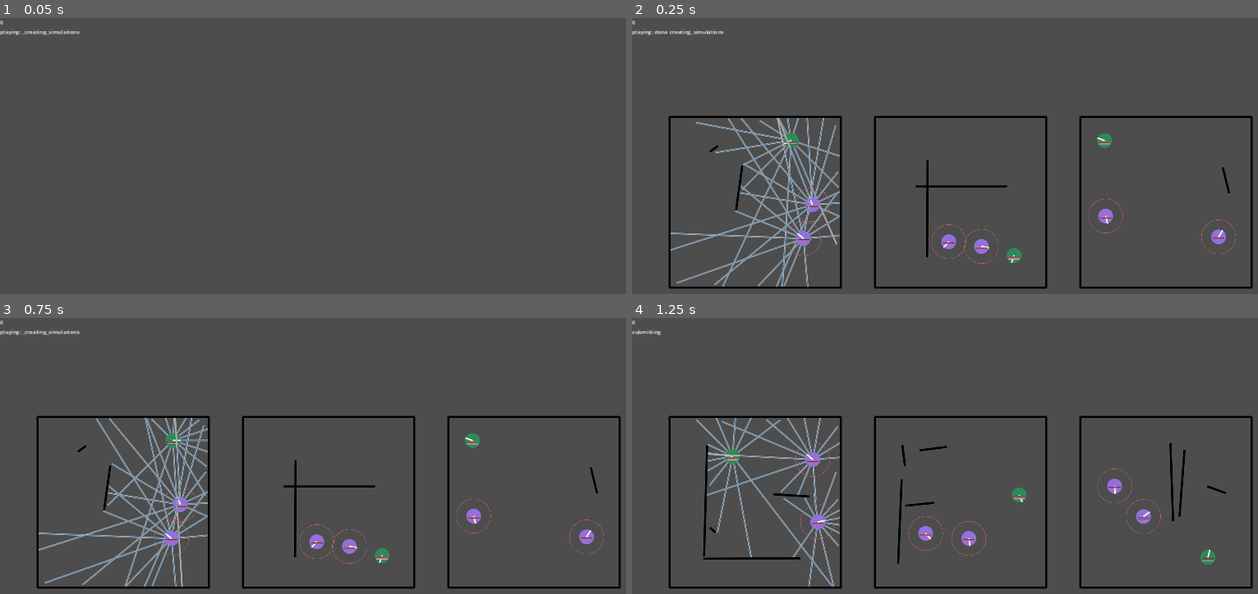
Above: before the commit, frames 1-4 (two rows, left to right).
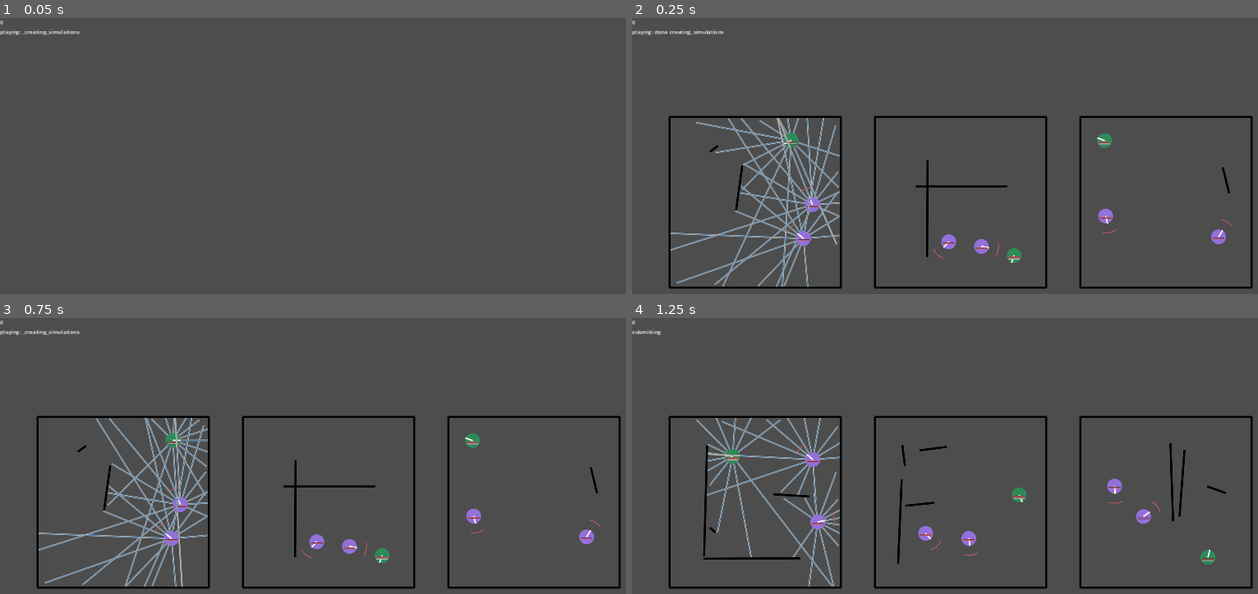
Above: after the commit, the same moments.

Repository: stokatyan/godot-ai
Game: Godot game, scene res://ZombieGame/ZEnv.tscn
The game is run twice, just before and just after one commit, with the same random seed, the same clock (stepped at 60 frames per second) and the same inputs.
Inputs:
- Up to frame 1 (0.05 s): no input
- Up to frame 2 (0.25 s): no input
- Up to frame 3 (0.75 s): tap Enter at 0.5 s; hold D from 0.53 s (still down); tap 2 at 0.6 s
- Up to frame 4 (1.25 s): keep holding D; tap Space at 0.77 s

Frame 1 is identical in both runs. In frame 2, 0.2% of the frame differs, in the area x 24-97%, y 61-90%; in frame 3, 0.2%; in frame 4, 0.2%, in the area x 26-85%, y 45-87%.
Error in both runs: Cannot call method 'poll' on a null value. (res://AI/AIServerTCP.gd:40)

Commit message:
Improve drawing of attack arc for zombie

Diff:
--- a/godot-ai-client/ZombieGame/ZEnv.gd
+++ b/godot-ai-client/ZombieGame/ZEnv.gd
@@ -187,12 +187,13 @@
 				true
 			)
 		if zombie:
-			draw_circle(
+			draw_arc(
 				zombie._position + offset,
 				zombie._attack_range,
+				zombie._rotation - PI/8.0,
+				zombie._rotation + PI/8.0, 10,
 				Color.INDIAN_RED,
-				false,
-				0.5,
+				1,
 				true
 			)
 
